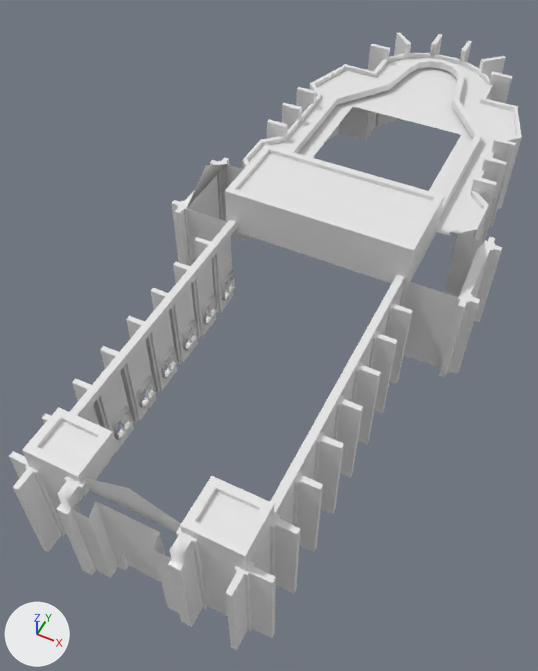
The OBJ model model/Buildings/Chapel of Yondalla/Chappel Of Yondalla Exterior.obj: old version first, new version second.
One viewpoint serves both versions: a camera (50 mm lens) standing at (20.7, -56.8, 60.5) and looking at (-3.1, -9.2, 1.1). Every picture has the same lights, and +X, +Y and +Z are marked at lower left. Where no turn or scale is listed for an object, it has been applied to the vertices.

Objects in the first picture: 'Chapel_Exterior'.
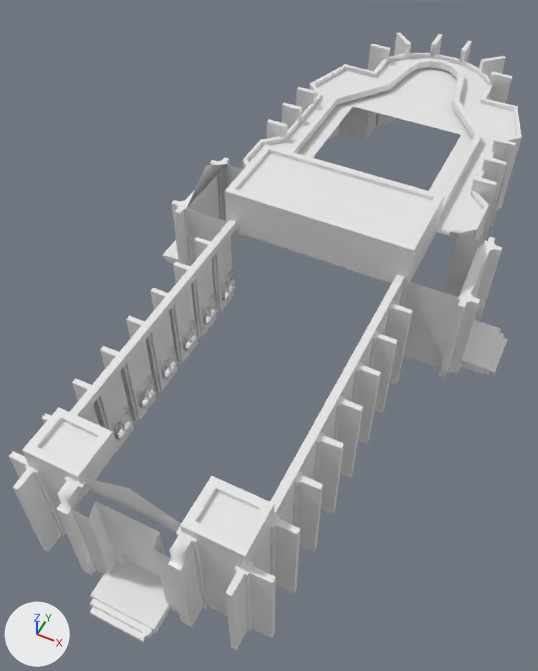
Changed parts and their boxes [x1, y1, x2, y2] in the pictures (538 x 671 px):
```json
{"object": "Plane", "change": "added", "after": [90, 561, 170, 642]}
{"object": "Plane.002", "change": "added", "after": [461, 320, 508, 374]}
{"object": "Plane.003", "change": "added", "after": [162, 240, 179, 264]}
```

The change, as JSON lines over the scene's bpy script:
```json
{"op": "add", "block": "me_plane_003", "code": ["me_plane_003 = bpy.data.meshes.new('Plane.003')", "me_plane_003.from_pydata(...)  # 24 vertices, 34 faces; spans x -20.65..-15.79, y -3.21..2.95, z -0.02..0.98"]}
{"op": "add", "block": "me_plane_002", "code": ["me_plane_002 = bpy.data.meshes.new('Plane.002')", "me_plane_002.from_pydata(...)  # 24 vertices, 34 faces; spans x 14.93..19.78, y -3.21..2.95, z -0.02..0.98"]}
{"op": "add", "block": "me_plane", "code": ["me_plane = bpy.data.meshes.new('Plane')", "me_plane.from_pydata(...)  # 24 vertices, 34 faces; spans x -3.51..2.65, y -42.08..-37.23, z -0.02..0.98"]}
{"op": "add", "block": "ob_plane_003", "code": ["ob_plane_003 = bpy.data.objects.new('Plane.003', me_plane_003)", "ob_plane_003.location = (0.0, 0.0, 0.0)"]}
{"op": "add", "block": "ob_plane_002", "code": ["ob_plane_002 = bpy.data.objects.new('Plane.002', me_plane_002)", "ob_plane_002.location = (0.0, 0.0, 0.0)"]}
{"op": "add", "block": "ob_plane", "code": ["ob_plane = bpy.data.objects.new('Plane', me_plane)", "ob_plane.location = (0.0, 0.0, 0.0)"]}
```
